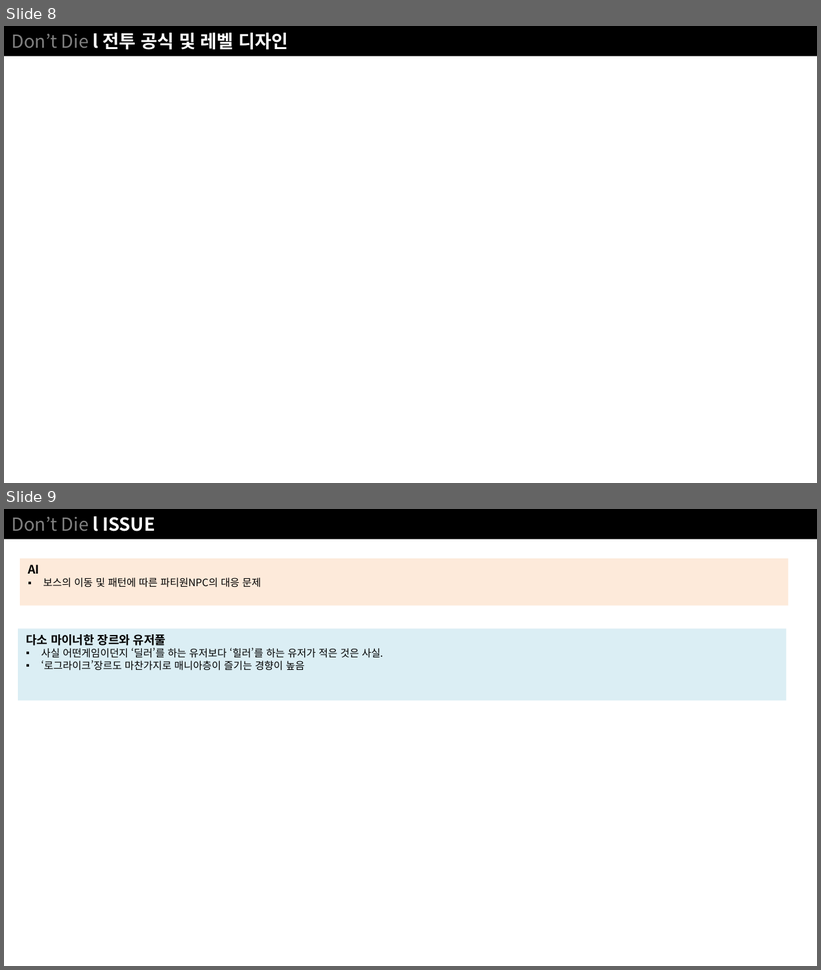
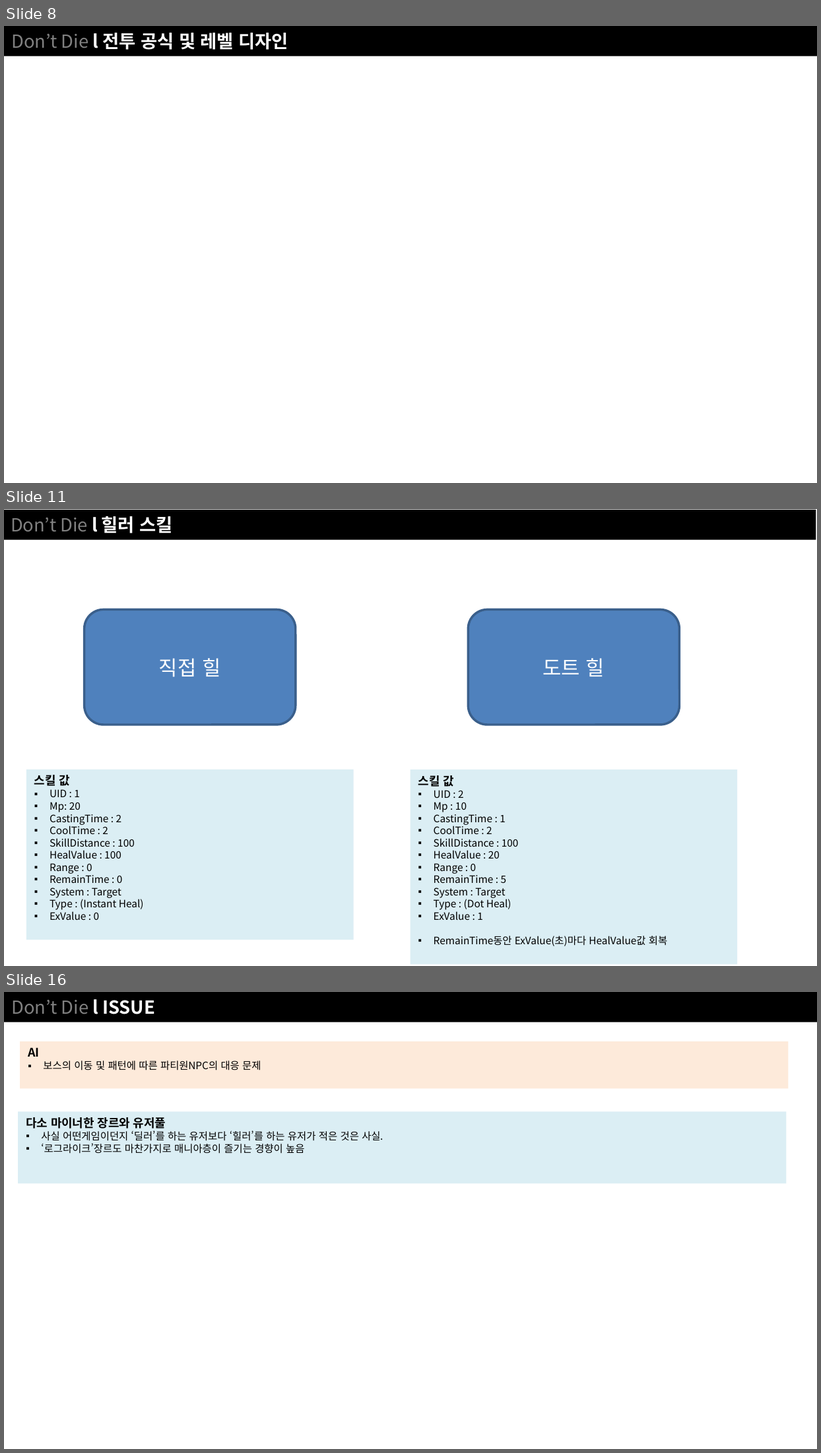
Before and after one commit to NoahCalhoun/DontDie, a slide deck: DDDocument/Don't Die ProtoType.pptx. Shown one above the other, each under a label of ours: slides 8 and 9 before the commit, slides 8, 11 and 16 after it; the slides between them are not shown. The pictures are 821x970 and 821x1453 pixels, drawn with LibreOffice and Linux fonts; fonts in the diff are those of the drawing. Boxes give left, top, right and bottom in pixels: in the first picture for what was removed or moved away, otherwise in the second. Text is boxed around its words. In the diff, an @@ line names an element or a change of style, - is before the commit and + after.

Commit message:
doc
Skill

```diff
--- a/DDDocument/Don't Die ProtoType.pptx
+++ b/DDDocument/Don't Die ProtoType.pptx
@@ slide 11 added at <box>4,509,817,966</box>, background #FFFFFF @@
@@ rectangle added at <box>4,510,816,540</box>, fill #000000, 16 pt, text #808080 @@
+Don’t Die l 힐러 스킬
@@ rounded rectangle added at <box>85,610,296,725</box>, fill #4F81BD, outline #3A5F8C 2 pt, 18 pt, text #FFFFFF @@
+직접 힐
@@ rounded rectangle added at <box>468,610,680,725</box>, fill #4F81BD, outline #3A5F8C 2 pt, 18 pt, text #FFFFFF @@
+도트 힐
@@ rectangle added at <box>26,770,354,941</box>, fill #DBEEF4, 9 pt, text #000000 @@
+스킬 값
+▪ UID : 1
+▪ Mp: 20
+▪ CastingTime : 2
+▪ CoolTime : 2
+▪ SkillDistance : 100
+▪ HealValue : 100
+▪ Range : 0
+▪ RemainTime : 0
+▪ System : Target
+▪ Type : (Instant Heal)
+▪ ExValue : 0
@@ rectangle added at <box>411,770,737,965</box>, fill #DBEEF4, 9 pt, text #000000 @@
+스킬 값
+▪ UID : 2
+▪ Mp : 10
+▪ CastingTime : 1
+▪ CoolTime : 2
+▪ SkillDistance : 100
+▪ HealValue : 20
+▪ Range : 0
+▪ RemainTime : 5
+▪ System : Target
+▪ Type : (Dot Heal)
+▪ ExValue : 1
+▪ RemainTime동안 ExValue(초)마다 HealValue값 회복
@@ what was slide 9 is now slide 16 @@
```
Also in this commit, not shown: 6 other slides added.
